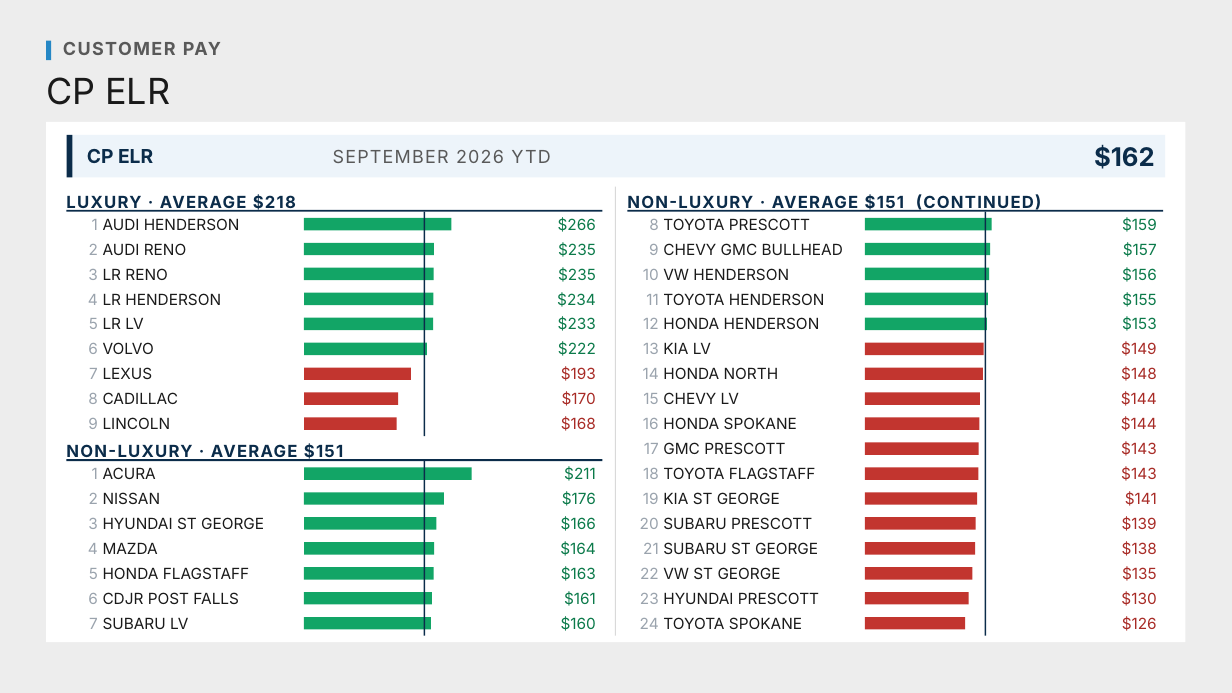
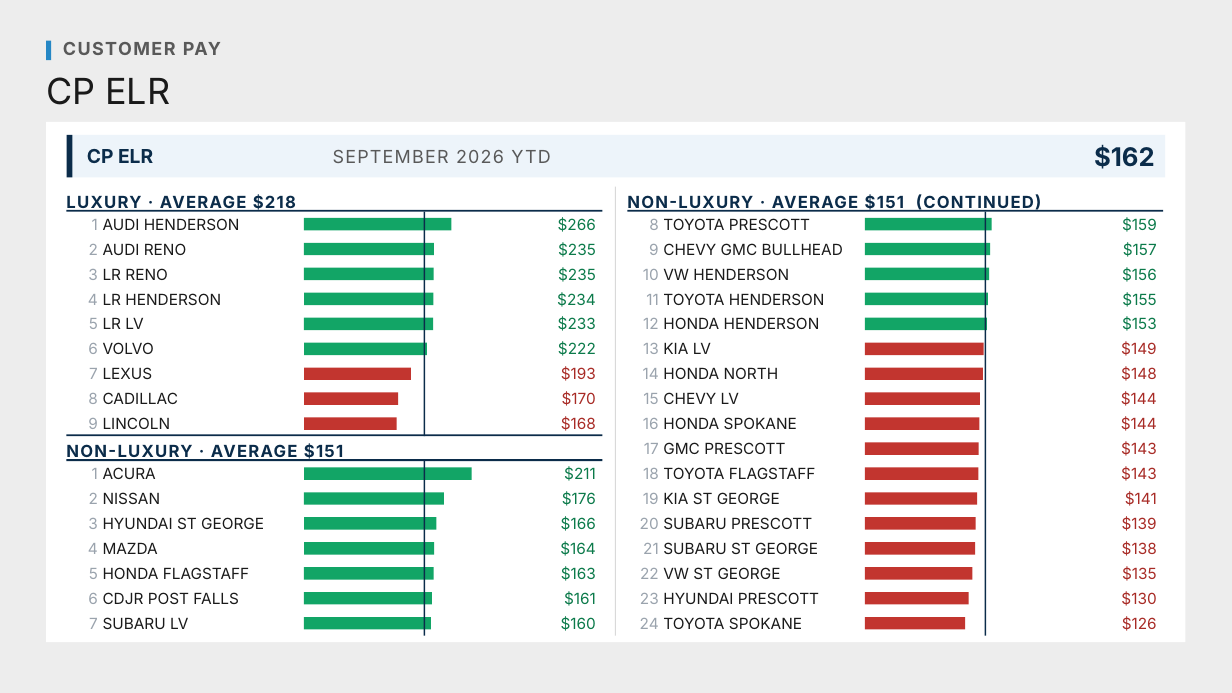
Before and after one commit to Ndresner/Noah, a slide deck: slide 1 of day2-deck/decks/Luxury Slide - Preview.pptx. Drawn at 1232x693 pixels with LibreOffice and Linux fonts; fonts in the diff are those of the drawing. Boxes give left, top, right and bottom in pixels: in the first picture for what was removed or moved away, otherwise in the second. Text is boxed around its words. In the diff, an @@ line names an element or a change of style, - is before the commit and + after.

```diff
--- a/day2-deck/decks/Luxury Slide - Preview.pptx
+++ b/day2-deck/decks/Luxury Slide - Preview.pptx
@@ rectangle added at (67,434,603,436), fill #0B2C4A @@
```
Also in this commit, not shown: 1 other file.
